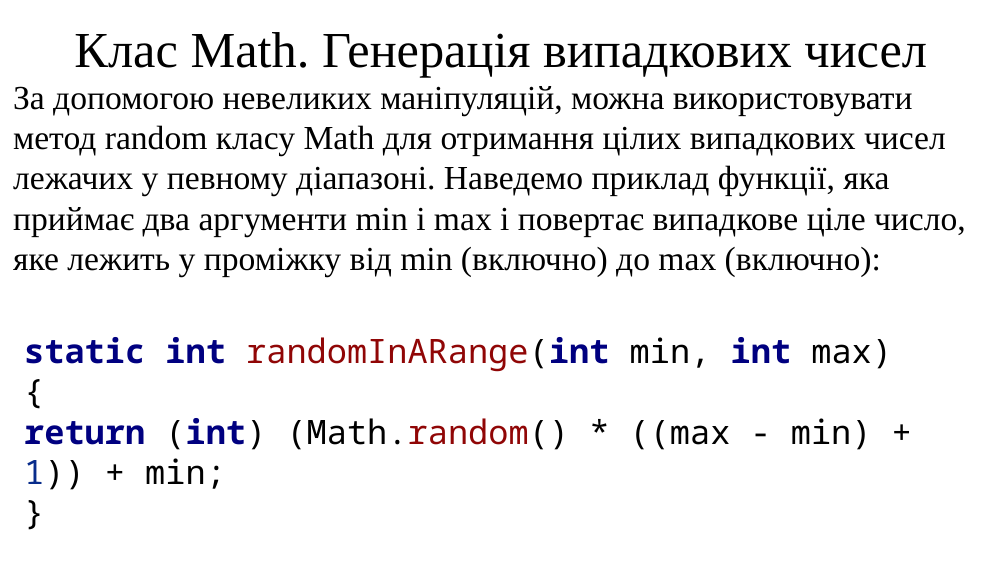
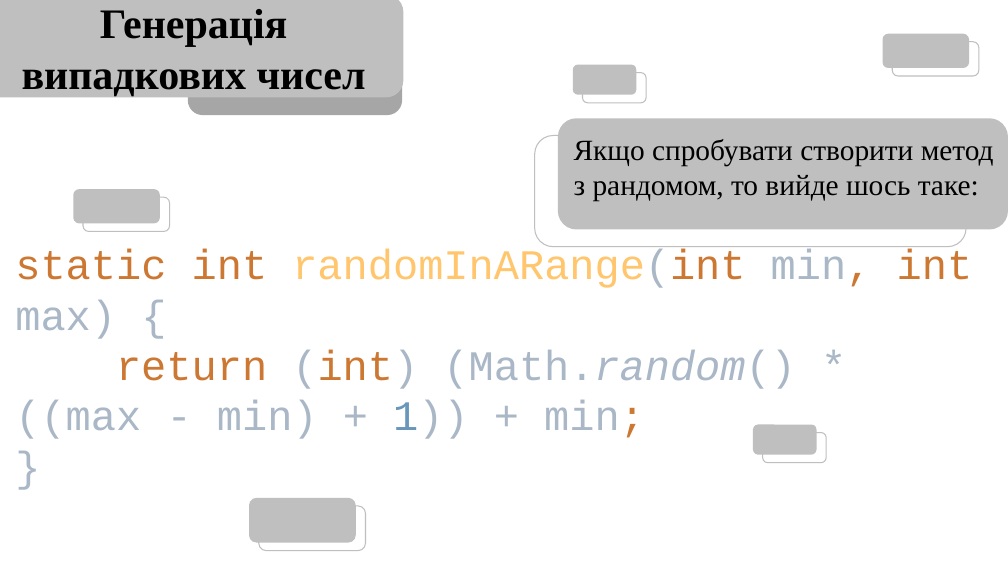
Before and after one commit to arg3ntuum/JavaCourse, a slide deck: slide 8 of Java Урок 6 Math.pptx (slide 11 before the commit). Drawn at 1008x567 pixels with LibreOffice and Linux fonts; fonts in the diff are those of the drawing. Boxes give left, top, right and bottom in pixels: in the first picture for what was removed or moved away, otherwise in the second. Text is boxed around its words. In the diff, an @@ line names an element or a change of style, - is before the commit and + after.

```diff
--- a/Java Урок 6 Math.pptx
+++ b/Java Урок 6 Math.pptx
@@ rounded rectangle added at (0,0,404,98), fill #BFBFBF @@
@@ text at (22,9,366,97): text changed; size 48 to 40 pt; bold on @@
-Клас Math. Генерація випадкових чисел
+Генерація випадкових чисел
@@ rounded rectangle added at (188,26,402,116), fill #A6A6A6 @@
@@ rounded rectangle added at (882,34,969,68), fill #BFBFBF @@
@@ rounded rectangle added at (892,42,979,76), outline #BFBFBF 1 pt @@
@@ rounded rectangle added at (573,64,637,95), fill #BFBFBF @@
@@ rounded rectangle added at (583,73,647,103), outline #BFBFBF 1 pt @@
@@ rounded rectangle added at (558,118,1008,229), fill #BFBFBF @@
@@ rounded rectangle added at (535,135,966,247), outline #BFBFBF 1 pt @@
@@ text at (574,139,994,202): text changed; size 32 to 28 pt @@
-За допомогою невеликих маніпуляцій, можна використовувати метод random класу Math для отримання цілих випадкових чисел лежачих у певному діапазоні. Наведемо приклад функції, яка приймає два аргументи min і max і повертає випадкове ціле число, яке лежить у проміжку від min (включно) до max (включно):
+Якщо спробувати створити метод з рандомом, то вийде шось таке:
@@ rounded rectangle added at (73,189,160,223), fill #BFBFBF @@
@@ rounded rectangle added at (83,197,170,231), outline #BFBFBF 1 pt @@
@@ text "static int randomInARange(int min, int ..." at (15,249,973,439): vertical alignment top to middle @@
@@ text at (15,249,973,439): text changed; size 32 to 40 pt; font Noto Sans Mono to Courier New; text colour #000000 to #A9B7C6 @@
-static int randomInARange(int min, int max)
-{
-return (int) (Math.random() * ((max - min) + 1)) + min;
-}
+static int randomInARange(int min, int max) {
+return (int) (Math.random() * ((max - min) + 1)) + min;
+}
@@ rounded rectangle added at (753,425,817,455), fill #BFBFBF @@
@@ rounded rectangle added at (763,433,827,463), outline #BFBFBF 1 pt @@
@@ rounded rectangle added at (249,498,355,542), fill #BFBFBF @@
@@ rounded rectangle added at (259,506,365,551), outline #BFBFBF 1 pt @@
```
Also in this commit, not shown: 10 other slides changed, 1 slide added, 5 slides removed, 1 other file.
